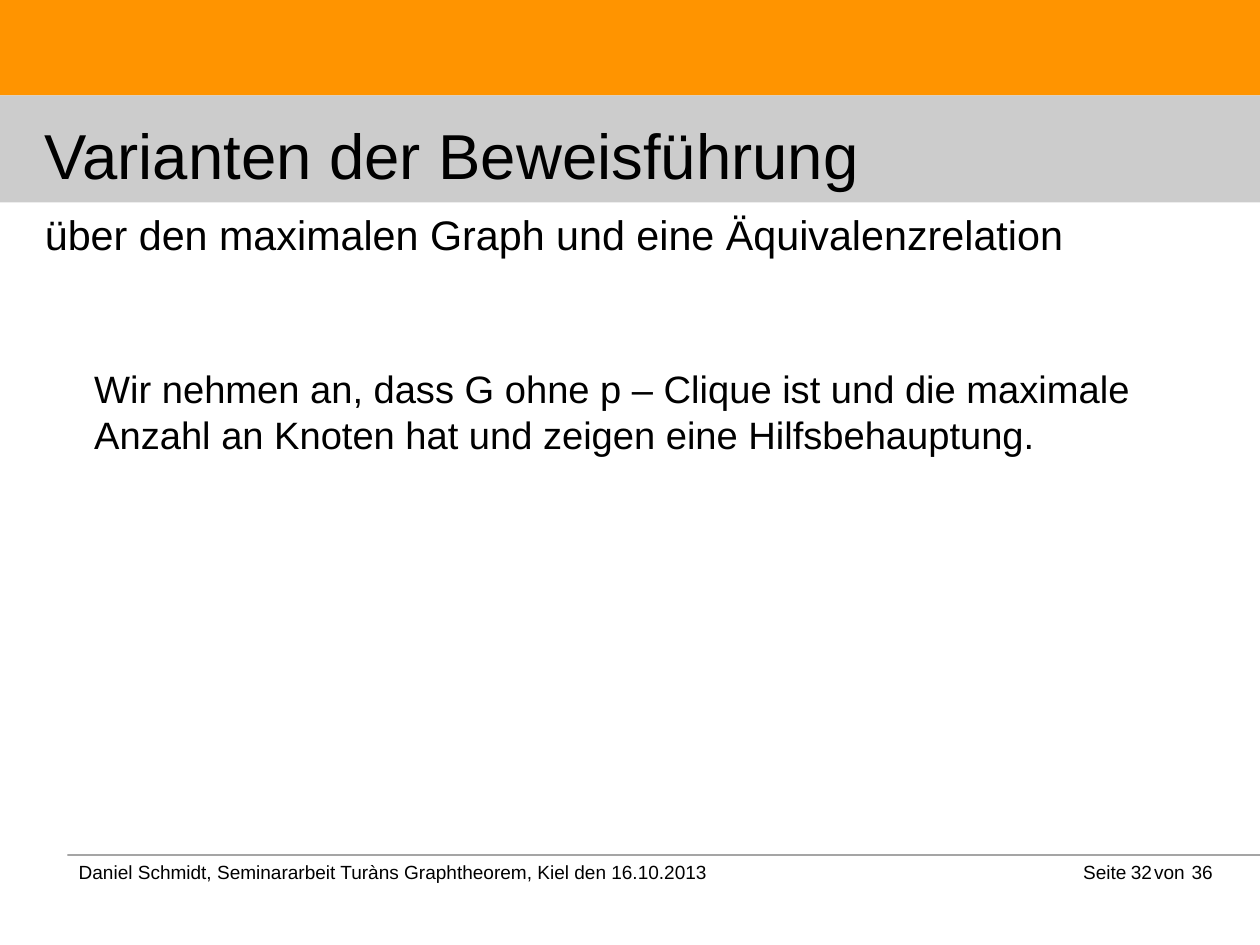
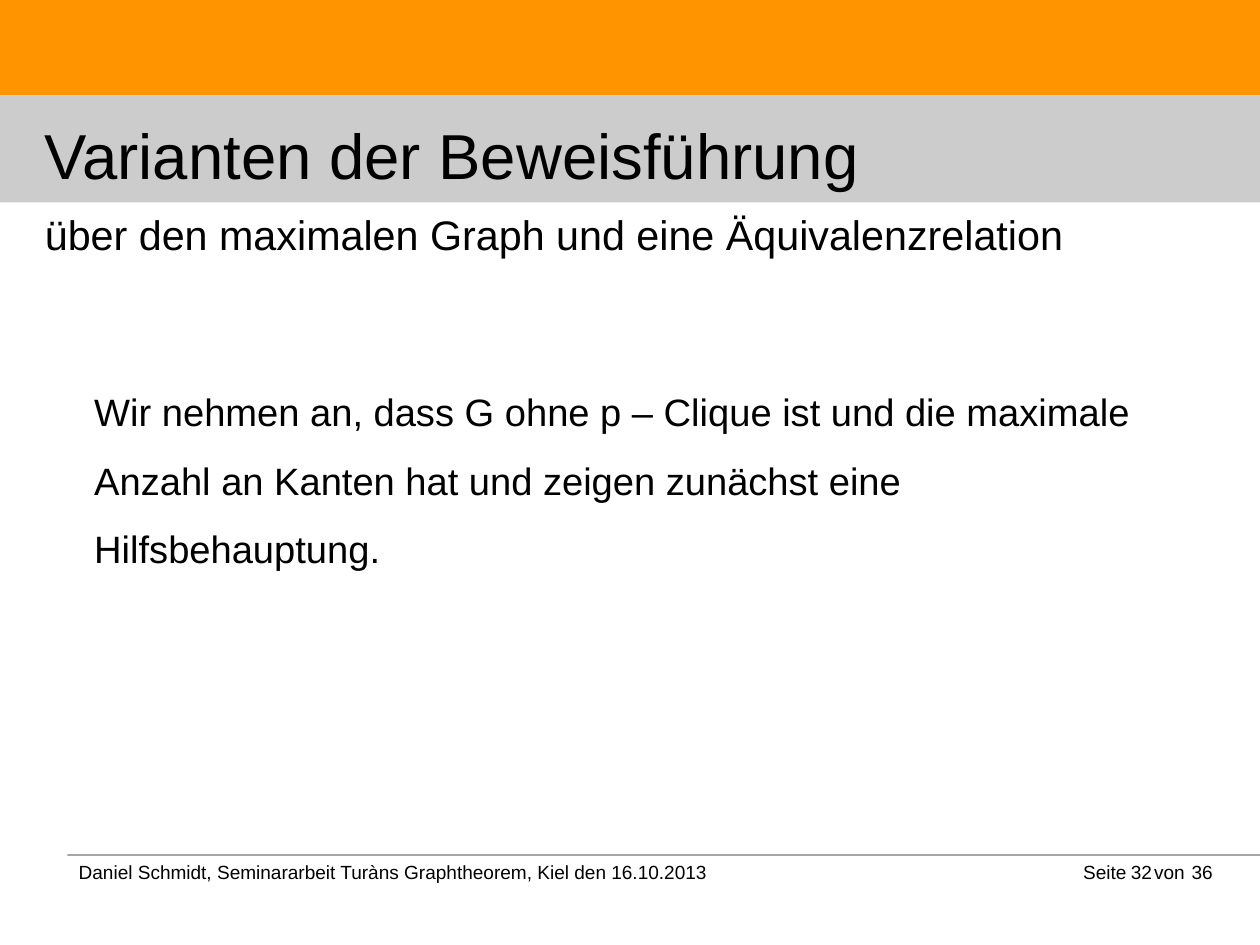
Before and after one commit to DanielMSchmidt/kombinatorik, a slide deck: slide 32 of Kombinatorik.odp. Drawn at 1260x945 pixels with LibreOffice and Linux fonts; fonts in the diff are those of the drawing. Boxes give left, top, right and bottom in pixels: in the first picture for what was removed or moved away, otherwise in the second. Text is boxed around its words. In the diff, an @@ line names an element or a change of style, - is before the commit and + after.

Commit message:
improved slides

```diff
--- a/Kombinatorik.odp
+++ b/Kombinatorik.odp
@@ text at (94,398,1129,571): text changed @@
-Wir nehmen an, dass G ohne p – Clique ist und die maximale Anzahl an Knoten hat und zeigen eine Hilfsbehauptung.
+Wir nehmen an, dass G ohne p – Clique ist und die maximale Anzahl an Kanten hat und zeigen zunächst eine Hilfsbehauptung.
```
Also in this commit, not shown: 13 other slides changed.
